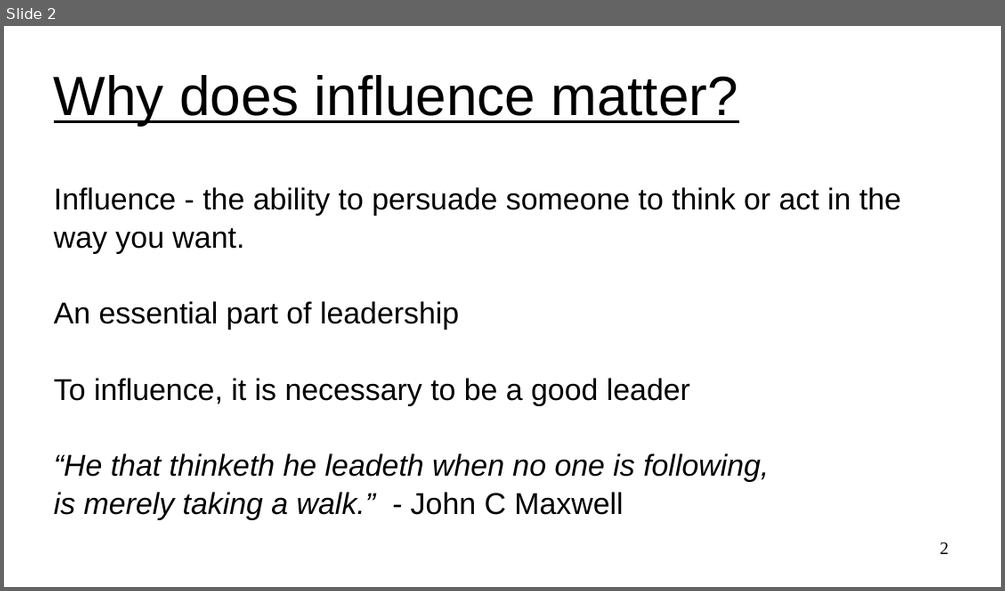
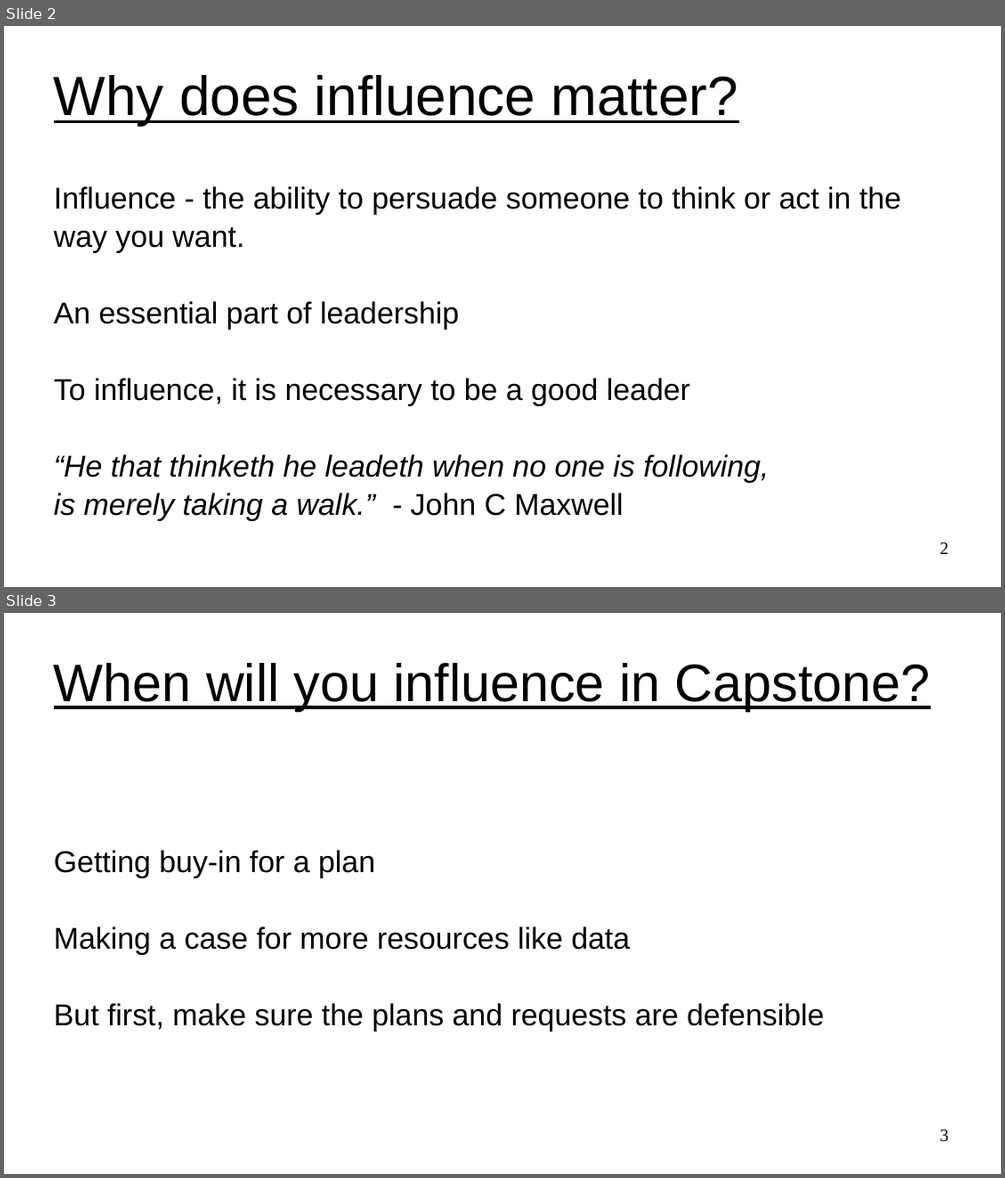
Before and after one commit to UVADS/ds6011, a slide deck: 05_influence.ppt. Shown one above the other, each under a label of ours: slide 2 before the commit, slides 2 and 3 after it. The pictures are 1005x591 and 1005x1178 pixels, drawn with LibreOffice and Linux fonts; fonts in the diff are those of the drawing. Boxes give left, top, right and bottom in pixels: in the first picture for what was removed or moved away, otherwise in the second. Text is boxed around its words. In the diff, an @@ line names an element or a change of style, - is before the commit and + after.

Commit message:
added to influence

```diff
--- a/05_influence.ppt
+++ b/05_influence.ppt
@@ slide 3 added at (4,613,1001,1174), background #FFFFFF @@
@@ title added at (54,663,930,711), 42 pt, text #000000, underline @@
+When will you influence in Capstone?
@@ subtitle added at (54,850,824,1031), 24 pt, text #000000 @@
+Getting buy-in for a plan
+Making a case for more resources like data
+But first, make sure the plans and requests are defensible
@@ page number added at (939,1129,948,1142), 14 pt, text #000000 @@
+3
```
Also in this commit, not shown: 5 slides changed, 5 other slides added, 2 slides removed, 1 other file.
